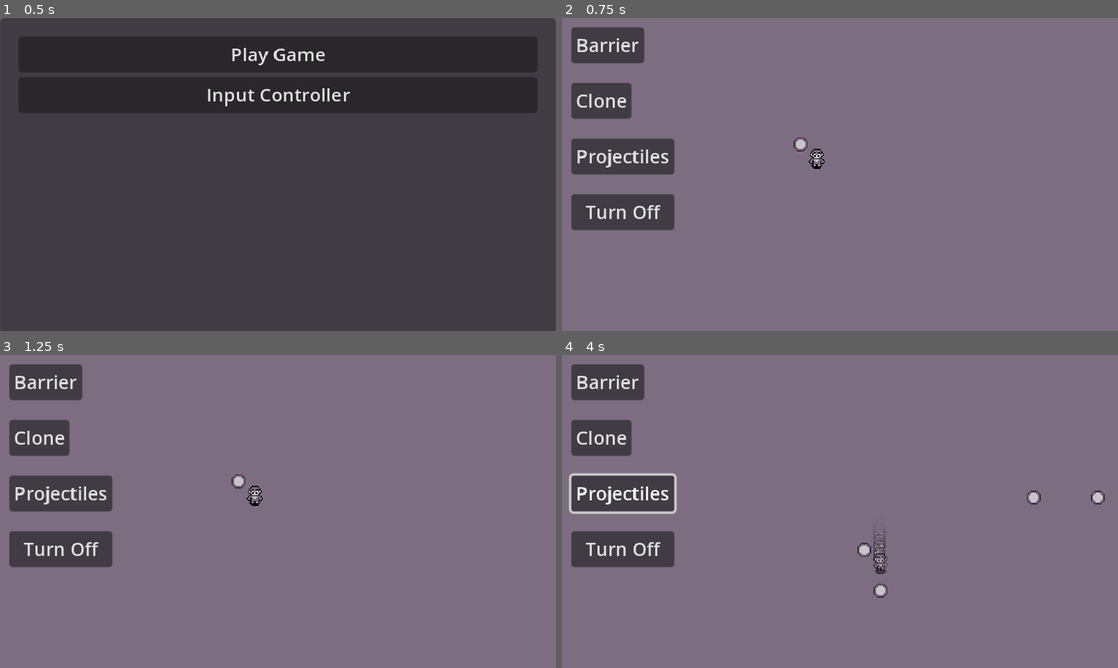
Above: before the commit, frames 1-4 (two rows, left to right).
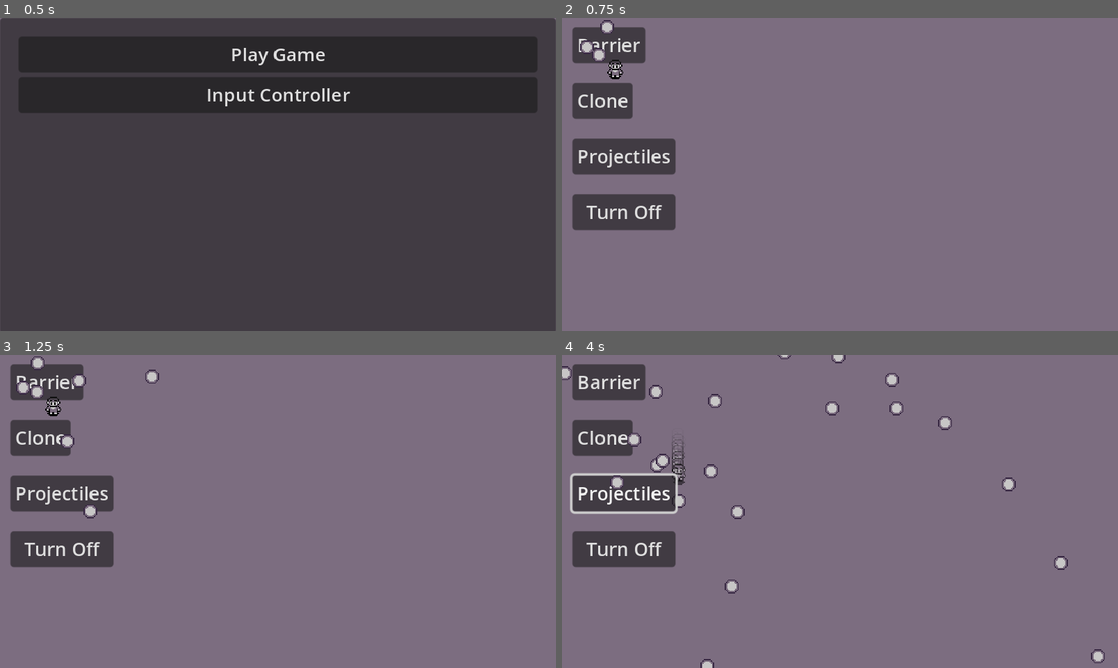
Above: after the commit, the same moments.

Repository: SantiagoBoscan07/Project-Cypher
Game: Godot game, scene res://Scenes/Menu/menu.tscn
Same seed, same stepped clock (60 frames per second), same inputs: the game is played once before the commit and once after it.
Inputs (mouse positions are in pixels of both pictures, inside the frame that each line leads up to):
- Up to frame 1 (0.5 s): no input
- Up to frame 2 (0.75 s): click "Play Game" at 0.5 s
- Up to frame 3 (1.25 s): no input
- Up to frame 4 (4 s): click "Barrier" at 1.25 s; click "Clone" at 2 s; tap Enter at 2.75 s; move the mouse to (962, 495) at 2.77 s; hold Right (moveRight) 2.78-3.53 s; hold Space (shoot) 2.78-3.53 s; click (962, 495) at 2.92 s; move the mouse to (728, 527) at 3.52 s; hold Down (moveDown) from 3.53 s (still down); tap Shift (dash) at 3.6 s; tap Space (shoot) at 3.8 s

Frame 1 is identical in both runs. In frame 2, 1.5% of the frame differs, in the area x 1-48%, y 0-68%; in frame 3, 1.8%; in frame 4, 3.1%, in the area x 0-98%, y 0-100%.

Commit message:
BulletHell
This uses ALpha to make the bullet hell and make the projectile go all over.

Diff:
--- a/project-cypher/Scenes/Player/player.tscn
+++ b/project-cypher/Scenes/Player/player.tscn
@@ -1,9 +1,10 @@
-[gd_scene load_steps=47 format=3 uid="uid://cls6xfv5lmsj6"]
+[gd_scene load_steps=48 format=3 uid="uid://cls6xfv5lmsj6"]
 
 [ext_resource type="Script" path="res://Scripts/Player/player.gd" id="1_205wi"]
 [ext_resource type="Texture2D" uid="uid://di4ox8hmebocu" path="res://Sprites/Player/PlayerPlaceholder.png" id="1_gaql2"]
 [ext_resource type="Script" path="res://Scripts/Player/PlayerIdleState.gd" id="2_6kmfq"]
 [ext_resource type="Script" path="res://Scripts/Misc/FiniteStateMachine.gd" id="2_adtno"]
+[ext_resource type="PackedScene" uid="uid://dppj5rjyutdgr" path="res://Scenes/Player/player_projectile.tscn" id="2_jk383"]
 [ext_resource type="AnimationLibrary" uid="uid://dg2gx1pln2vh" path="res://Scenes/Player/Animations/IdleAnimations.res" id="2_px1f2"]
 [ext_resource type="Texture2D" uid="uid://2ow6b7oxdc4s" path="res://Sprites/Player/shadow.png" id="3_gm63e"]
 [ext_resource type="AnimationLibrary" uid="uid://bce40qro0huc1" path="res://Scenes/Player/Animations/WalkingAnimations.res" id="3_qha88"]
@@ -15,7 +16,6 @@
 [ext_resource type="Script" path="res://Scripts/Player/PositionClamp.gd" id="9_86i7t"]
 [ext_resource type="Script" path="res://Scripts/Player/Dash.gd" id="13_531wn"]
 [ext_resource type="Script" path="res://Scripts/Misc/Health.gd" id="13_u21dx"]
-[ext_resource type="Script" path="res://Scenes/Player/projectile_spawner.gd" id="15_cd76y"]
 [ext_resource type="Texture2D" uid="uid://cmc0ct64gxsdx" path="res://Sprites/Player/playerProjectile.png" id="16_4dsn3"]
 
 [sub_resource type="AnimationNodeAnimation" id="AnimationNodeAnimation_tr412"]
@@ -174,12 +174,33 @@
 anim_speed_min = 1.0
 anim_speed_max = 1.0
 
+[sub_resource type="GDScript" id="GDScript_owp3k"]
+script/source = "extends Area2D
+class_name Spawner
+
+var bullethell
+var speed = 100
+var direction = Vector2.RIGHT
+var bullet_timer
+
+func _physics_process(delta):
+	position += direction * speed * delta
+
+
+
+
+
+
+"
+
 [sub_resource type="RectangleShape2D" id="RectangleShape2D_f515h"]
 size = Vector2(16, 16)
 
 [node name="Player" type="CharacterBody2D"]
 script = ExtResource("1_205wi")
 playerSpeed = 75
+bullethell = ExtResource("2_jk383")
+alpha = 5.0
 
 [node name="Body" type="Node2D" parent="."]
 
@@ -275,6 +296,10 @@
 player = NodePath("../../..")
 shootingTimer = NodePath("../../../Timer/ShootingTimer")
 
+[node name="PlayerProjectile" parent="Components/Moveset/Shoot" instance=ExtResource("2_jk383")]
+visible = false
+position = Vector2(-33, -17)
+
 [node name="PositionClamp" type="Node" parent="Components/Moveset" node_paths=PackedStringArray("body")]
 script = ExtResource("9_86i7t")
 body = NodePath("../../..")
@@ -296,21 +321,31 @@
 [node name="Power-Ups" type="Node2D" parent="Components"]
 
 [node name="Barrier" type="Node2D" parent="Components/Power-Ups"]
+position = Vector2(14, 14)
 
 [node name="ProjectileSpawner" type="Area2D" parent="Components/Power-Ups"]
-script = ExtResource("15_cd76y")
-
-[node name="Sprite2D" type="Sprite2D" parent="Components/Power-Ups/ProjectileSpawner"]
+position = Vector2(14, 14)
+script = SubResource("GDScript_owp3k")
+
+[node name="projectile" type="Sprite2D" parent="Components/Power-Ups/ProjectileSpawner"]
+position = Vector2(-14, -14)
 texture = ExtResource("16_4dsn3")
 
 [node name="VisibleOnScreenEnabler2D" type="VisibleOnScreenEnabler2D" parent="Components/Power-Ups/ProjectileSpawner"]
+visible = false
+position = Vector2(-14, -14)
+scale = Vector2(0.8, 0.8)
 
 [node name="CollisionShape2D" type="CollisionShape2D" parent="Components/Power-Ups/ProjectileSpawner"]
+visible = false
+position = Vector2(-14, -14)
 shape = SubResource("RectangleShape2D_f515h")
 
 [node name="Clones" type="Node2D" parent="Components/Power-Ups"]
+position = Vector2(1, 0)
 
 [node name="Timer" type="Node2D" parent="."]
+position = Vector2(1, 0)
 
 [node name="ShootingTimer" type="Timer" parent="Timer"]
 wait_time = 0.3
@@ -326,6 +361,8 @@
 [node name="ProjectileSpeed" type="Timer" parent="Timer"]
 wait_time = 0.05
 autostart = true
+
+[node name="PrjectTIle_Duration" type="Timer" parent="Timer"]
 
 [node name="Debug" type="Control" parent="."]
 visible = false
@@ -348,3 +385,4 @@
 [connection signal="timeout" from="Timer/ShootingTimer" to="Components/Moveset/Shoot" method="_on_shooting_timer_timeout"]
 [connection signal="timeout" from="Timer/DashCooldown" to="Components/Moveset/Dash" method="_on_dash_cooldown_timeout"]
 [connection signal="timeout" from="Timer/DashDuration" to="Components/Moveset/Dash" method="_on_dash_duration_timeout"]
+[connection signal="timeout" from="Timer/ProjectileSpeed" to="." method="_on_projectile_speed_timeout"]
--- a/project-cypher/Scenes/Player/projectile_spawner.gd
+++ b/project-cypher/Scenes/Player/projectile_spawner.gd
@@ -1,11 +1,10 @@
 extends Area2D
+
+var bullethell
+var speed = 100
+var direction = Vector2.RIGHT
 
 
 
-func _ready():
-	pass
-
-
-
-func _process(delta):
-	pass
+func _physics_process(delta):
+	position += direction * speed * delta
--- a/project-cypher/Scenes/Test/test.tscn
+++ b/project-cypher/Scenes/Test/test.tscn
@@ -6,12 +6,13 @@
 [node name="Test" type="Node2D"]
 
 [node name="Player" parent="." instance=ExtResource("1_bn2ie")]
-position = Vector2(206, 109)
+position = Vector2(5, 12)
 
 [node name="Power-Ups Test" type="Control" parent="."]
 layout_mode = 3
 anchors_preset = 0
-offset_right = 40.0
+offset_left = 1.0
+offset_right = 41.0
 offset_bottom = 40.0
 script = ExtResource("2_8j84a")
 
--- a/project-cypher/Scripts/Player/player.gd
+++ b/project-cypher/Scripts/Player/player.gd
@@ -4,6 +4,20 @@
 @export var playerSpeed: int = 50
 var lastDirectionFacing: Vector2
 var isMoving: bool = false
+@export var bullethell: PackedScene
+var theta: float = 0.0
+@export_range(0,2*PI) var alpha: float = 0.0
+
+func get_vector(angle):
+	theta = angle + alpha
+	return Vector2(cos(theta), sin(theta))
+
+func shoot(angle):
+	var bullethell = bullethell.instantiate()
+	bullethell.position = global_position
+	bullethell.direction = get_vector(angle)
+	get_tree().current_scene.call_deferred("add_child", bullethell)
+
 
 # Testing Signal, connecting with a custom signal
 func _ready():
@@ -12,3 +26,7 @@
 # Once the signal is received from emitter, this text is going to be printed in the console
 func test():
 	print("Signal Received")
+
+
+func _on_projectile_speed_timeout():
+	shoot(theta)
